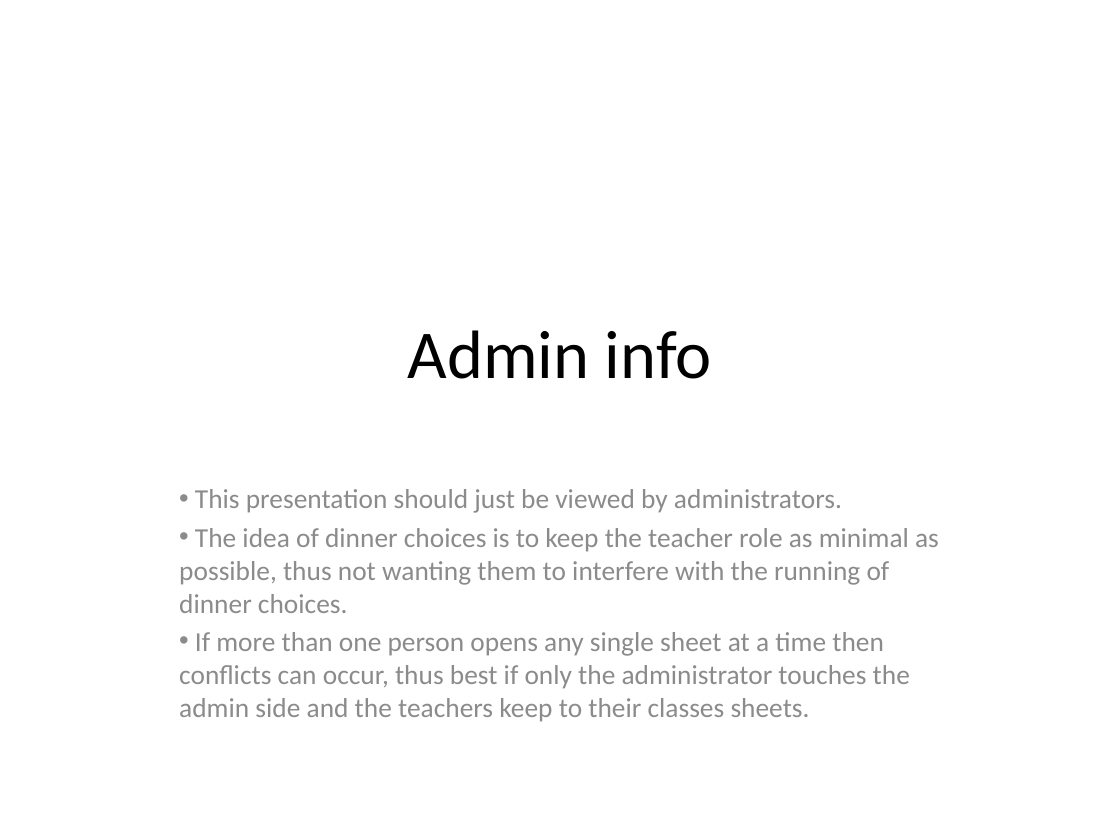
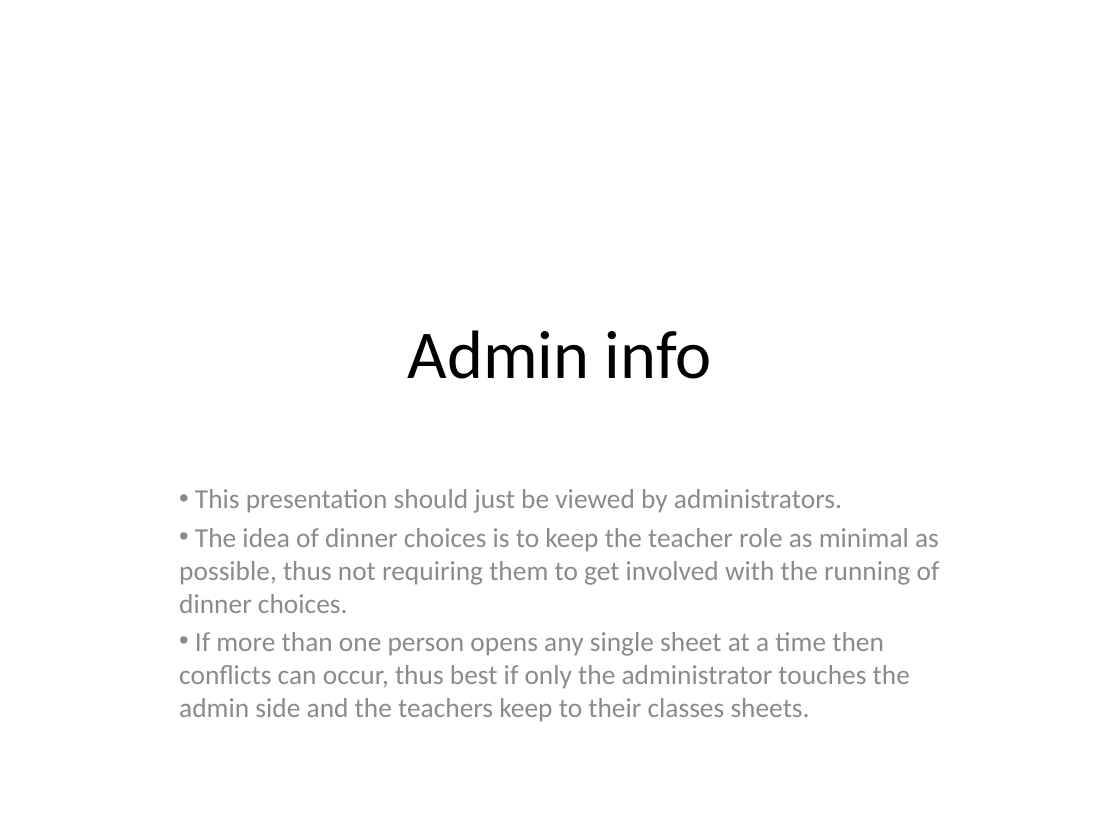
Before and after one commit to asfcarter/dinner_choices, a slide deck: slide 1 of Admin/User guides/Admin_info.pptx. Drawn at 1120x840 pixels with LibreOffice and Linux fonts; fonts in the diff are those of the drawing. Boxes give left, top, right and bottom in pixels: in the first picture for what was removed or moved away, otherwise in the second. Text is boxed around its words. In the diff, an @@ line names an element or a change of style, - is before the commit and + after.

```diff
--- a/Admin/User guides/Admin_info.pptx
+++ b/Admin/User guides/Admin_info.pptx
@@ subtitle at (x1=179, y1=528, x2=940, y2=613): text changed @@
-• The idea of dinner choices is to keep the teacher role as minimal as possible, thus not wanting them to interfere with the running of dinner choices.
+• The idea of dinner choices is to keep the teacher role as minimal as possible, thus not requiring them to get involved with the running of dinner choices.
```
Also in this commit, not shown: 2 other slides changed, 2 other files.
